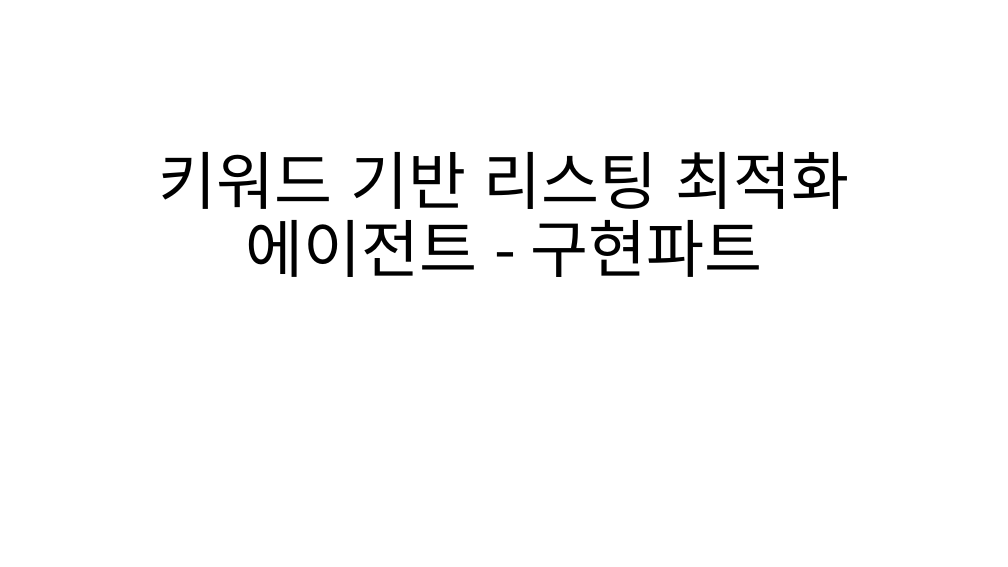
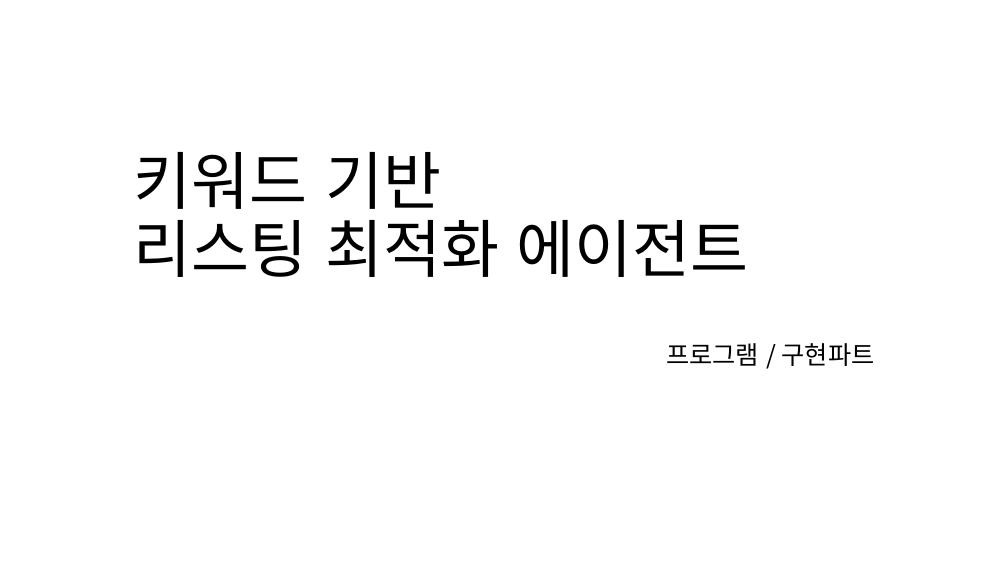
Before and after one commit to semistone97/pjt-SEO, a slide deck: slide 1 of jskim/키워드 기반 리스팅 최적화 에이전트 - 구현파트.pptx. Drawn at 1008x567 pixels with LibreOffice and Linux fonts; fonts in the diff are those of the drawing. Boxes give left, top, right and bottom in pixels: in the first picture for what was removed or moved away, otherwise in the second. Text is boxed around its words. In the diff, an @@ line names an element or a change of style, - is before the commit and + after.

```diff
--- a/jskim/키워드 기반 리스팅 최적화 에이전트 - 구현파트.pptx
+++ b/jskim/키워드 기반 리스팅 최적화 에이전트 - 구현파트.pptx
@@ title at (134,152,749,277): text changed @@
-키워드 기반 리스팅 최적화 에이전트 - 구현파트
+키워드 기반
+리스팅 최적화 에이전트
@@ subtitle added at (666,343,875,366), 24 pt, text #000000 @@
+프로그램 / 구현파트
```
Also in this commit, not shown: 9 other slides changed, 2 slides added, 1 slide removed, 6 other files.
